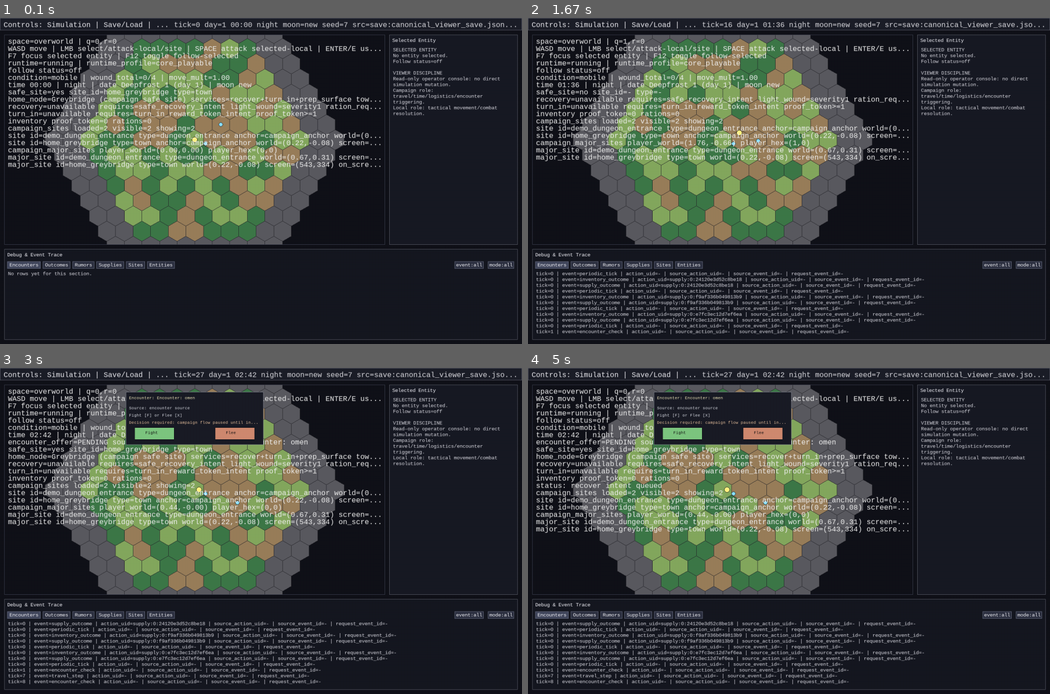
Above: before the commit, frames 1-4 (two rows, left to right).
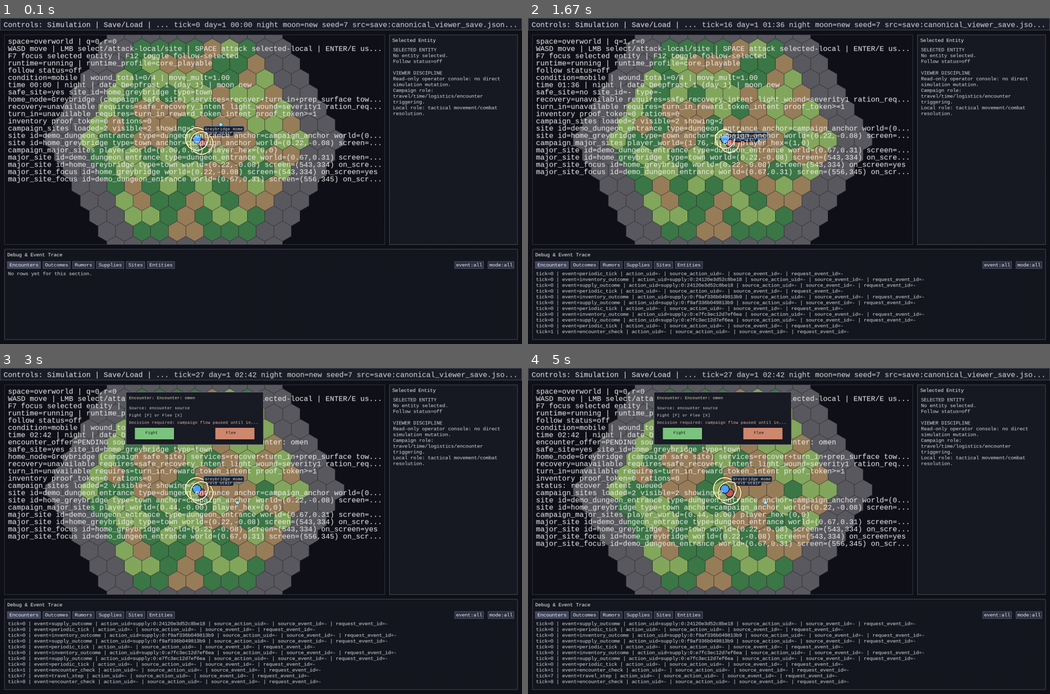
Above: after the commit, the same moments.

Repository: 7seasdotnet/Hexcrawler2
Game: pygame game, started from src/hexcrawler/__main__.py
Two runs of this game, one before a commit and one after it. Both use one fixed random seed, a clock stepped at 60 frames per second and the inputs below.
Inputs:
- Up to frame 1 (0.1 s): no input
- Up to frame 2 (1.67 s): hold D 0.33-0.8 s; hold W 0.88-1.18 s; hold D from 1.22 s (still down)
- Up to frame 3 (3 s): release D at 1.68 s; hold A 1.72-2.25 s; hold S 2.28-2.58 s; hold A from 2.62 s (still down)
- Up to frame 4 (5 s): release A at 3.02 s; tap Enter at 4.12 s; click "Recover" at 4.5 s; click "Selected Entity" at 4.83 s

The runs differ from the first frame. In frame 1, 1.3% of the frame differs, in the area x 1-73%, y 33-51%; in frame 2, 1.3%; in frame 3, 1.3%; in frame 4, 1.3%, in the area x 1-73%, y 33-55%.

Commit message:
C9: render major campaign sites through direct viewer truth pass

Diff:
--- a/src/hexcrawler/cli/pygame_viewer.py
+++ b/src/hexcrawler/cli/pygame_viewer.py
@@ -759,6 +759,7 @@
     radius: int
     label: str
     world_position: tuple[float, float] | None = None
+    is_major_campaign_site: bool = False
 
 
 @dataclass(frozen=True)
@@ -784,6 +785,16 @@
     world_position: tuple[float, float]
     screen_position: tuple[int, int]
     on_screen: bool
+
+
+@dataclass(frozen=True)
+class MajorSiteEdgeIndicator:
+    site_id: str
+    site_name: str
+    marker_color: tuple[int, int, int]
+    position: tuple[int, int]
+    label_position: tuple[int, int]
+    label: str
 
 
 def _is_major_campaign_site(site: SiteRecord) -> bool:
@@ -1419,7 +1430,95 @@
         )
     if len(lines) == 1:
         lines.append("major_site none")
+    greybridge = sim.state.world.sites.get("home_greybridge")
+    if greybridge is not None:
+        greybridge_world, _ = _site_world_position(greybridge)
+        if greybridge_world is not None:
+            gx, gy = _world_to_pixel(greybridge_world[0], greybridge_world[1], center, zoom_scale)
+            point = (int(round(gx)), int(round(gy)))
+            lines.append(
+                "major_site_focus "
+                "id=home_greybridge "
+                f"world=({greybridge_world[0]:.2f},{greybridge_world[1]:.2f}) "
+                f"screen=({point[0]},{point[1]}) "
+                f"on_screen={'yes' if clip_rect.collidepoint(point) else 'no'}"
+            )
+    dungeon_site: SiteRecord | None = None
+    for site in sorted(sim.state.world.sites.values(), key=lambda row: row.site_id):
+        if site.entrance is not None or site.site_type in {"dungeon", "dungeon_entrance"}:
+            dungeon_site = site
+            break
+    if dungeon_site is not None:
+        dungeon_world, _ = _site_world_position(dungeon_site)
+        if dungeon_world is not None:
+            dx, dy = _world_to_pixel(dungeon_world[0], dungeon_world[1], center, zoom_scale)
+            point = (int(round(dx)), int(round(dy)))
+            lines.append(
+                "major_site_focus "
+                f"id={dungeon_site.site_id} "
+                f"world=({dungeon_world[0]:.2f},{dungeon_world[1]:.2f}) "
+                f"screen=({point[0]},{point[1]}) "
+                f"on_screen={'yes' if clip_rect.collidepoint(point) else 'no'}"
+            )
     return lines
+
+
+def _major_site_label_offset(
+    site_screen: tuple[int, int],
+    player_screen: tuple[int, int] | None,
+) -> tuple[int, int, bool]:
+    if player_screen is None:
+        return (12, -16, False)
+    if math.dist((float(site_screen[0]), float(site_screen[1])), (float(player_screen[0]), float(player_screen[1]))) <= 24.0:
+        return (22, -34, True)
+    return (12, -16, False)
+
+
+def _major_site_edge_indicators(
+    sim: Simulation,
+    major_projections: list[CampaignSiteProjection],
+    *,
+    clip_rect: pygame.Rect,
+) -> list[MajorSiteEdgeIndicator]:
+    margin = 18
+    min_x = clip_rect.left + margin
+    max_x = clip_rect.right - margin
+    min_y = clip_rect.top + margin
+    max_y = clip_rect.bottom - margin
+    center_x = float(clip_rect.centerx)
+    center_y = float(clip_rect.centery)
+    indicators: list[MajorSiteEdgeIndicator] = []
+    for projection in major_projections:
+        if projection.on_screen:
+            continue
+        site = sim.state.world.sites.get(projection.site_id)
+        if site is None:
+            continue
+        marker_color, _ = _site_marker_style(site)
+        raw_x = projection.screen_position[0]
+        raw_y = projection.screen_position[1]
+        clamped_x = max(min_x, min(max_x, raw_x))
+        clamped_y = max(min_y, min(max_y, raw_y))
+        label = _truncate_label(f"{projection.site_name} ↗", max_length=18)
+        if raw_x < center_x:
+            label_x = clamped_x + 10
+        else:
+            label_x = clamped_x - 120
+        if raw_y < center_y:
+            label_y = clamped_y + 8
+        else:
+            label_y = clamped_y - 18
+        indicators.append(
+            MajorSiteEdgeIndicator(
+                site_id=projection.site_id,
+                site_name=projection.site_name,
+                marker_color=marker_color,
+                position=(clamped_x, clamped_y),
+                label_position=(label_x, label_y),
+                label=label,
+            )
+        )
+    return indicators
 
 
 def _clamp_scroll_offset(current: int, delta: int, total_count: int, page_size: int) -> int:
@@ -1691,6 +1790,7 @@
                     radius=marker_radius,
                     label=_site_label_for_marker(site),
                     world_position=site_projection.world_position,
+                    is_major_campaign_site=True,
                 ),
                 x=site_projection.screen_position[0],
                 y=site_projection.screen_position[1],
@@ -1750,42 +1850,59 @@
     *,
     clip_rect: pygame.Rect,
 ) -> None:
-    margin = 18
-    min_x = clip_rect.left + margin
-    max_x = clip_rect.right - margin
-    min_y = clip_rect.top + margin
-    max_y = clip_rect.bottom - margin
-    center_x = float(clip_rect.centerx)
-    center_y = float(clip_rect.centery)
+    for indicator in _major_site_edge_indicators(sim, major_projections, clip_rect=clip_rect):
+        indicator_radius = 7
+        pygame.draw.circle(screen, (22, 24, 30), indicator.position, indicator_radius + 2)
+        pygame.draw.circle(screen, indicator.marker_color, indicator.position, indicator_radius)
+        pygame.draw.circle(screen, (248, 250, 255), indicator.position, indicator_radius, 1)
+        text_surface = font.render(indicator.label, True, (248, 250, 255))
+        outline_surface = font.render(indicator.label, True, (18, 20, 25))
+        for dx, dy in ((-1, 0), (1, 0), (0, -1), (0, 1)):
+            screen.blit(outline_surface, (indicator.label_position[0] + dx, indicator.label_position[1] + dy))
+        screen.blit(text_surface, indicator.label_position)
+
+
+def _draw_major_campaign_sites(
+    screen: pygame.Surface,
+    sim: Simulation,
+    center: tuple[float, float],
+    font: pygame.font.Font,
+    *,
+    clip_rect: pygame.Rect,
+    zoom_scale: float = 1.0,
+) -> None:
+    major_projections = _major_campaign_site_projections(sim, center, zoom_scale, clip_rect=clip_rect)
+    player = sim.state.entities.get(PLAYER_ID)
+    player_screen: tuple[int, int] | None = None
+    if player is not None:
+        px, py = _world_to_pixel(player.position_x, player.position_y, center, zoom_scale)
+        player_screen = (int(round(px)), int(round(py)))
     for projection in major_projections:
-        if projection.on_screen:
+        if not projection.on_screen:
             continue
         site = sim.state.world.sites.get(projection.site_id)
         if site is None:
             continue
-        marker_color, _ = _site_marker_style(site)
-        raw_x = projection.screen_position[0]
-        raw_y = projection.screen_position[1]
-        clamped_x = max(min_x, min(max_x, raw_x))
-        clamped_y = max(min_y, min(max_y, raw_y))
-        indicator_radius = 7
-        pygame.draw.circle(screen, (22, 24, 30), (clamped_x, clamped_y), indicator_radius + 2)
-        pygame.draw.circle(screen, marker_color, (clamped_x, clamped_y), indicator_radius)
-        pygame.draw.circle(screen, (248, 250, 255), (clamped_x, clamped_y), indicator_radius, 1)
-        label = _truncate_label(f"{projection.site_name} ↗", max_length=18)
-        if raw_x < center_x:
-            label_x = clamped_x + 10
-        else:
-            label_x = clamped_x - 120
-        if raw_y < center_y:
-            label_y = clamped_y + 8
-        else:
-            label_y = clamped_y - 18
-        text_surface = font.render(label, True, (248, 250, 255))
+        marker_color, marker_radius = _site_marker_style(site)
+        icon_pos = projection.screen_position
+        label_dx, label_dy, overlaps_player = _major_site_label_offset(icon_pos, player_screen)
+        ring_radius = max(HOME_MARKER_RING_RADIUS, marker_radius + 10) + (5 if overlaps_player else 0)
+        pygame.draw.circle(screen, (255, 248, 180), icon_pos, ring_radius, HOME_MARKER_RING_WIDTH)
+        pygame.draw.circle(screen, (36, 28, 12), icon_pos, ring_radius + 1, 1)
+        pygame.draw.circle(screen, marker_color, icon_pos, max(marker_radius + 2, 12))
+        pygame.draw.circle(screen, (10, 14, 20), icon_pos, max(marker_radius + 2, 12), 2)
+        label = _site_label_for_marker(site)
+        label_surface = font.render(label, True, (248, 250, 255))
         outline_surface = font.render(label, True, (18, 20, 25))
+        label_pos = (icon_pos[0] + label_dx, icon_pos[1] + label_dy)
+        label_box = label_surface.get_rect(topleft=label_pos)
+        padded = pygame.Rect(label_box.left - 4, label_box.top - 2, label_box.width + 8, label_box.height + 4)
+        pygame.draw.rect(screen, (32, 34, 40), padded, border_radius=4)
+        pygame.draw.rect(screen, marker_color, padded, 1, border_radius=4)
         for dx, dy in ((-1, 0), (1, 0), (0, -1), (0, 1)):
-            screen.blit(outline_surface, (label_x + dx, label_y + dy))
-        screen.blit(text_surface, (label_x, label_y))
+            screen.blit(outline_surface, (label_pos[0] + dx, label_pos[1] + dy))
+        screen.blit(label_surface, label_pos)
+    _draw_major_site_edge_indicators(screen, sim, major_projections, font, clip_rect=clip_rect)
 
 
 def _draw_site_markers_and_labels(
@@ -1795,6 +1912,8 @@
 ) -> None:
     for placement in placements:
         if placement.marker.marker_kind != "site":
+            continue
+        if placement.marker.is_major_campaign_site:
             continue
         if placement.marker.radius >= 11:
             pygame.draw.circle(screen, (255, 248, 180), (placement.x, placement.y), HOME_MARKER_RING_RADIUS, HOME_MARKER_RING_WIDTH)
@@ -1852,13 +1971,6 @@
     )
     _draw_site_markers_and_labels(screen, placements, font)
     _draw_non_site_markers(screen, placements, font)
-    _draw_major_site_edge_indicators(
-        screen,
-        sim,
-        _major_campaign_site_projections(sim, center, zoom_scale, clip_rect=clip_rect),
-        font,
-        clip_rect=clip_rect,
-    )
 
 
 def _draw_world(
@@ -1956,6 +2068,17 @@
             _draw_entity(screen, interpolated[0], interpolated[1], world_center, world_zoom_scale, clip_rect=viewport_rect)
         else:
             _draw_spawned_entity(screen, entity, interpolated[0], interpolated[1], world_center, world_zoom_scale, clip_rect=viewport_rect)
+    player = sim.state.entities.get(PLAYER_ID)
+    active_space = sim.state.world.spaces.get(player.space_id) if player is not None else None
+    if active_space is not None and str(getattr(active_space, "role", "")) == "campaign":
+        _draw_major_campaign_sites(
+            screen,
+            sim,
+            world_center,
+            marker_font,
+            clip_rect=viewport_rect,
+            zoom_scale=world_zoom_scale,
+        )
 
     _draw_top_control_bar(screen, sim, font, runtime_state, layout.control_bar, follow_state)
     _draw_hud(
--- a/tests/test_pygame_viewer_cli.py
+++ b/tests/test_pygame_viewer_cli.py
@@ -43,6 +43,8 @@
     _marker_cell_from_location,
     _marker_payload_id,
     _major_campaign_site_projections,
+    _major_site_edge_indicators,
+    _major_site_label_offset,
     _major_site_visibility_diagnostic_rows,
     _player_feedback_lines,
     _queue_local_attack_for_click,
@@ -461,6 +463,8 @@
     assert "player_hex=" in rows[0]
     assert any("major_site id=home_greybridge" in row and "screen=(" in row and "on_screen=yes" in row for row in rows[1:])
     assert any("major_site id=demo_dungeon_entrance" in row and "screen=(" in row and "on_screen=yes" in row for row in rows[1:])
+    assert any("major_site_focus id=home_greybridge" in row for row in rows)
+    assert any("major_site_focus id=demo_dungeon_entrance" in row for row in rows)
 
 
 def test_major_site_render_and_use_share_identity() -> None:
@@ -487,6 +491,42 @@
     assert open_site_panel is False
     assert selected_site_id in projected_ids
     assert sim.input_log[-1].params == {"site_id": selected_site_id}
+
+
+def test_major_site_label_offset_switches_to_overlap_safe_offset_when_player_colocated() -> None:
+    offset_x, offset_y, overlaps_player = _major_site_label_offset((640, 360), (642, 358))
+
+    assert overlaps_player is True
+    assert (offset_x, offset_y) == (22, -34)
+
+    far_x, far_y, far_overlap = _major_site_label_offset((640, 360), (780, 500))
+
+    assert far_overlap is False
+    assert (far_x, far_y) == (12, -16)
+
+
+def test_major_site_offscreen_indicator_rows_exist_for_hidden_major_sites() -> None:
+    class ClipRect:
+        left = 0
+        right = 1280
+        top = 0
+        bottom = 720
+        centerx = 640
+        centery = 360
+
+        def collidepoint(self, point: tuple[int, int]) -> bool:
+            x, y = point
+            return self.left <= x <= self.right and self.top <= y <= self.bottom
+
+    sim = _build_viewer_simulation("content/examples/viewer_map.json", with_encounters=False)
+    indicators = _major_site_edge_indicators(
+        sim,
+        _major_campaign_site_projections(sim, center=(-800.0, -600.0), zoom_scale=1.0, clip_rect=ClipRect()),
+        clip_rect=ClipRect(),
+    )
+
+    assert indicators
+    assert all("↗" in row.label for row in indicators)
 
 
 def test_viewer_runtime_controller_new_simulation_preserves_core_playable_patrol_and_sites() -> None:
Not shown, changed: docs/STATUS.md
